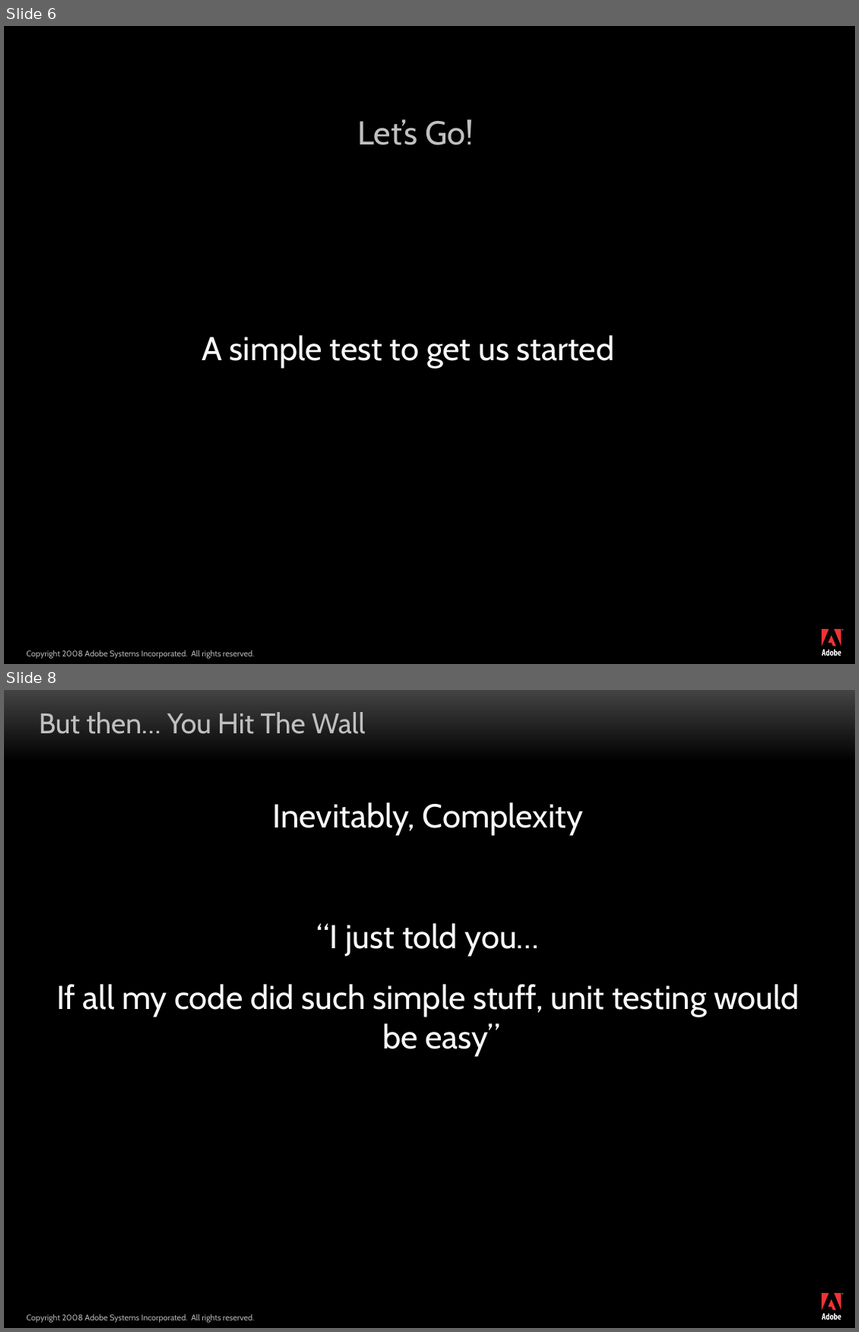
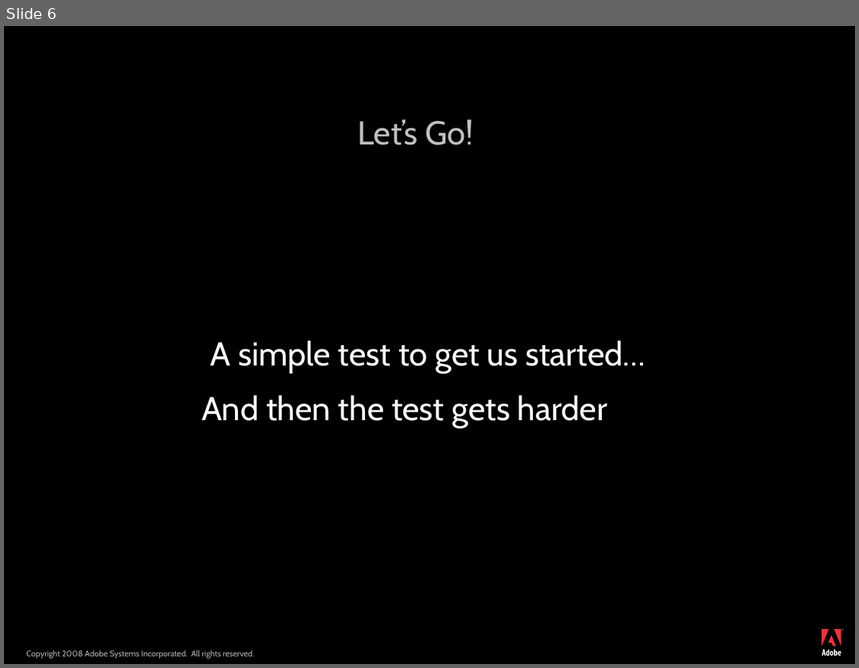
Before and after one commit to marcesher/mxunit-cfmeetups, a slide deck: max08/Marc_Esher_Bill_Shelton_AdvancedPatternsForColdfusionTestAutomation_final.ppt. Shown one above the other, each under a label of ours: slides 6 and 8 before the commit, slide 6 after it; the slides between them are not shown. The pictures are 859x1332 and 859x668 pixels, drawn with LibreOffice and Linux fonts; fonts in the diff are those of the drawing; background and template pictures are left out. Boxes give left, top, right and bottom in pixels: in the first picture for what was removed or moved away, otherwise in the second. Text is boxed around its words. In the diff, an @@ line names an element or a change of style, - is before the commit and + after.

```diff
--- a/max08/Marc_Esher_Bill_Shelton_AdvancedPatternsForColdfusionTestAutomation_final.ppt
+++ b/max08/Marc_Esher_Bill_Shelton_AdvancedPatternsForColdfusionTestAutomation_final.ppt
@@ slide 8 removed at [4, 690, 855, 1328], background #000000; not listed: 11 template elements that a slide beside it also shows @@
@@ rectangle removed at [4, 690, 855, 762] @@
@@ title removed at [39, 712, 365, 734] @@
-But then… You Hit The Wall
@@ text removed at [56, 802, 800, 1056] @@
-Inevitably, Complexity
-“I just told you…
-If all my code did such simple stuff, unit testing would be easy”
@@ slide 6 changed as well @@
@@ text at [202, 341, 645, 429]: text changed @@
-A simple test to get us started
+A simple test to get us started…
+And then the test gets harder
```
Also in this commit, not shown: 17 other slides changed, 1 other slide removed.
